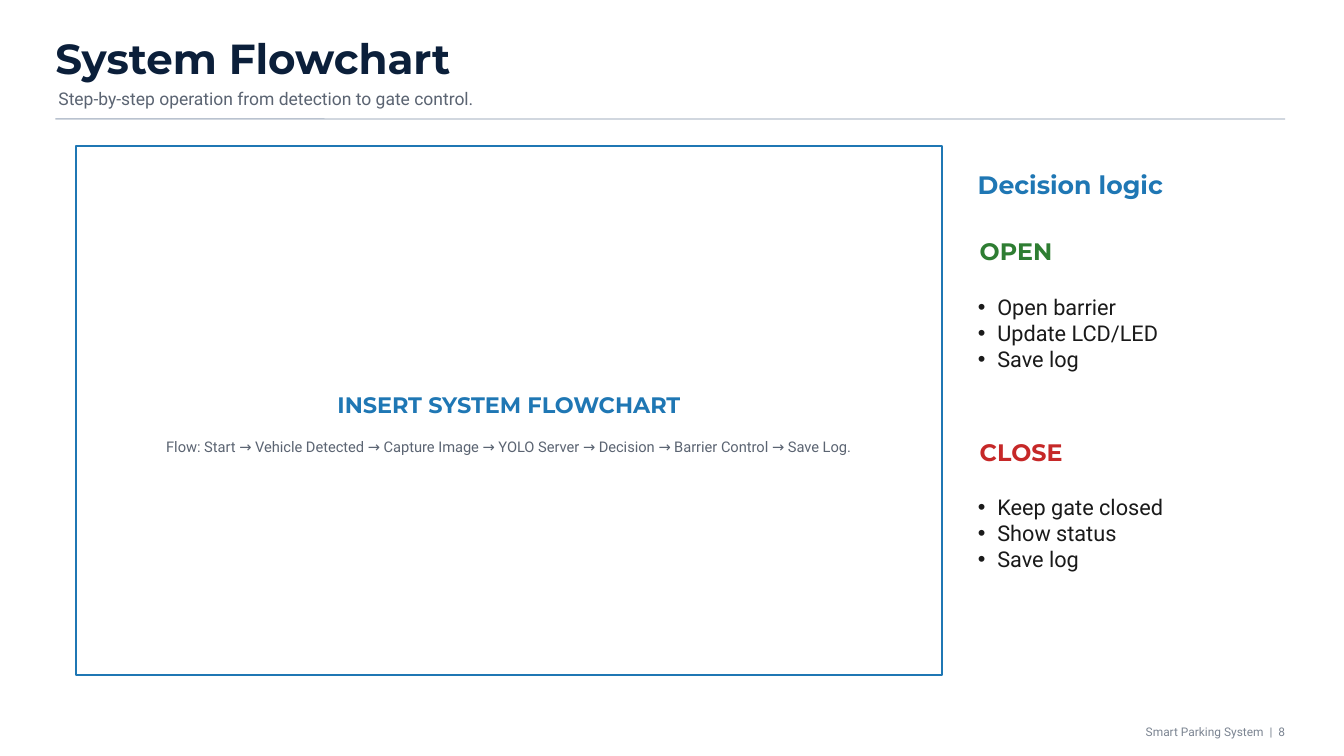
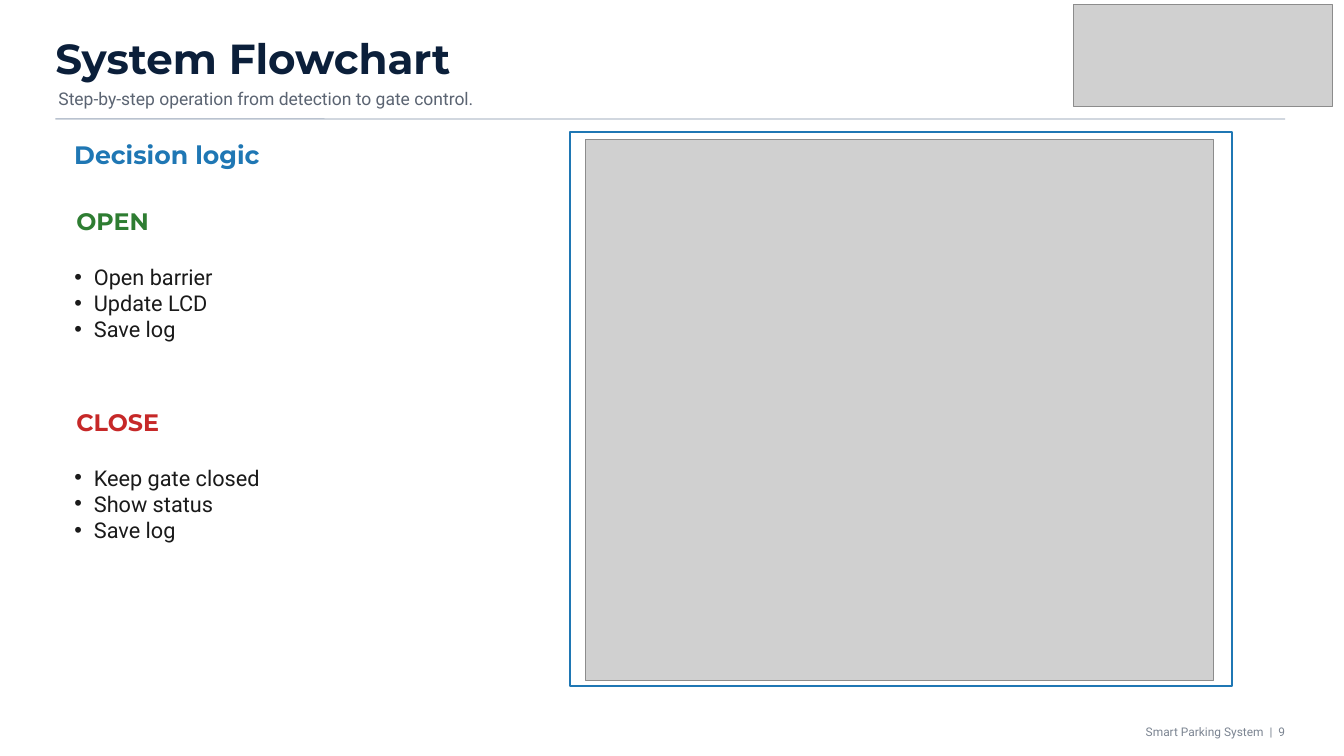
Before and after one commit to RyugaWork/IOT_SU26-Smark-parking-system-with-AI-and-Dashboard, a slide deck: slide 9 of Presentation/Smart_Parking_Presentation_Basic.pptx (slide 8 before the commit). Drawn at 1344x756 pixels with LibreOffice and Linux fonts; fonts in the diff are those of the drawing; grey boxes stand for pictures. Boxes give left, top, right and bottom in pixels: in the first picture for what was removed or moved away, otherwise in the second. Text is boxed around its words. In the diff, an @@ line names an element or a change of style, - is before the commit and + after.

```diff
--- a/Presentation/Smart_Parking_Presentation_Basic.pptx
+++ b/Presentation/Smart_Parking_Presentation_Basic.pptx
@@ picture added at (1074, 5, 1334, 107) @@
@@ rectangle: place and size @@
-rectangle at (76, 146, 943, 676)
+rectangle at (570, 132, 1232, 687)
@@ rectangle at (570, 132, 1232, 687): mirrored @@
@@ picture added at (585, 140, 1214, 681) @@
@@ 5 texts: place and size @@
-5 texts at (978, 174, 1163, 572)
+5 texts at (74, 144, 260, 543)
@@ text at (94, 294, 207, 316): text changed @@
-• Update LCD/LED
+• Update LCD
@@ text removed at (337, 397, 680, 414) @@
-INSERT SYSTEM FLOWCHART
@@ text removed at (166, 441, 851, 455) @@
-Flow: Start → Vehicle Detected → Capture Image → YOLO Server → Decision → Barrier Control → Save Log.
```
Also in this commit, not shown: 10 other slides changed, 4 slides added, 3 other files.
